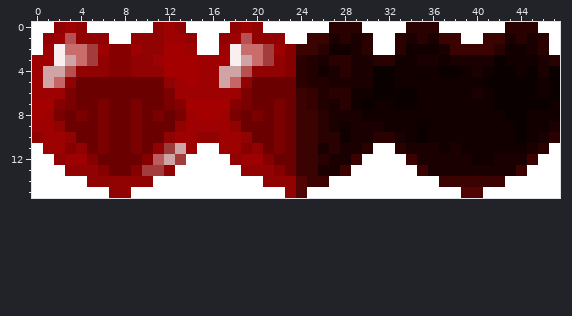
A pixel-art sprite gets an edit: resources/hearts.png. The picture above was drawn from the file before the commit.
The file is 48x16 pixels. Colours within 5 levels of each other are drawn and written as one.
After:
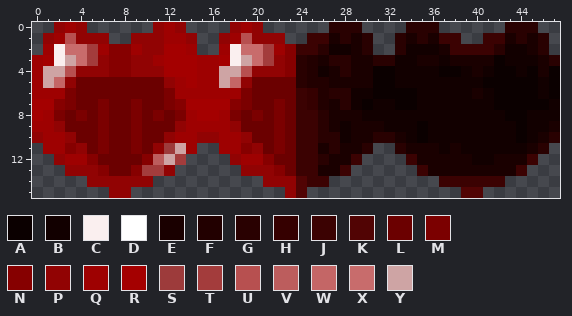
Palette (. is transparent): A #0b0000  B #120000  C #faefef  D #ffffff  E #1a0000  F #220000  G #290101  H #350000  J #3b0202  K #510404  L #6b0000  M #7b0000  N #860000  P #910303  Q #9e0101  R #a40000  S #9d3b3b  T #a33c3c  U #b75050  V #bc5d5d  W #c46666  X #c86c6c  Y #cea4a4
Edits made:
Changed rows in their new state; - is an unchanged pixel.
first column x 0:
 0 ..---......---....---......---....---......---..
 1 .------..------..------..------..------..------.
 2 .--------------..--------------..--------------.
first column x 0:
11 .--------------..--------------..--------------.
12 ..------------....------------....------------..
13 ...----------......----------......----------...
14 .....------..........------..........------.....
15 .......--..............--..............--.......
Boxes around the changes in both pictures, in picture pixels (x1, y1, x2, y2):
erased: (32, 22, 230, 55)
erased: (263, 22, 329, 44)
erased: (362, 22, 560, 55)
erased: (32, 143, 560, 198)
